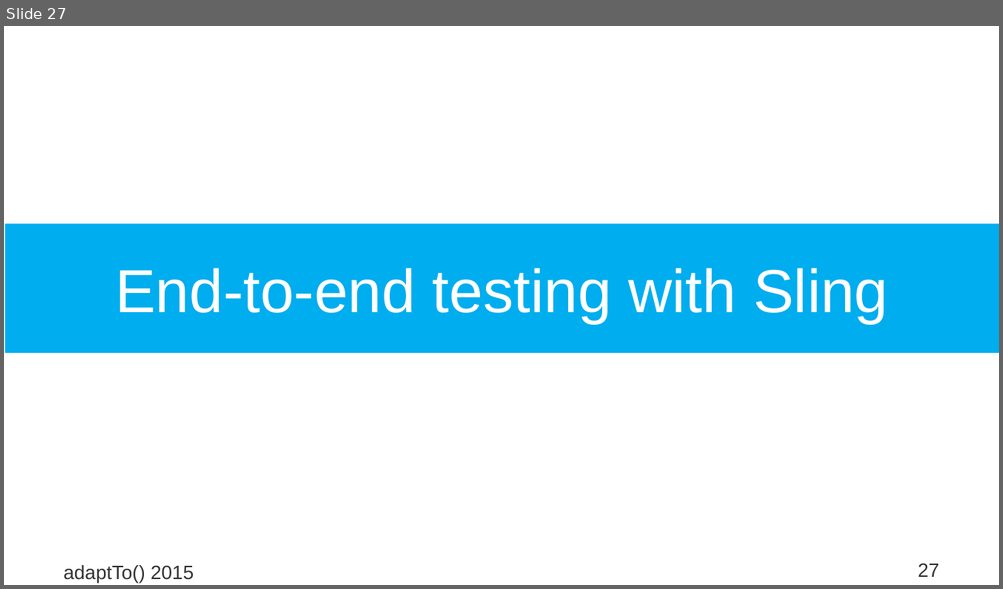
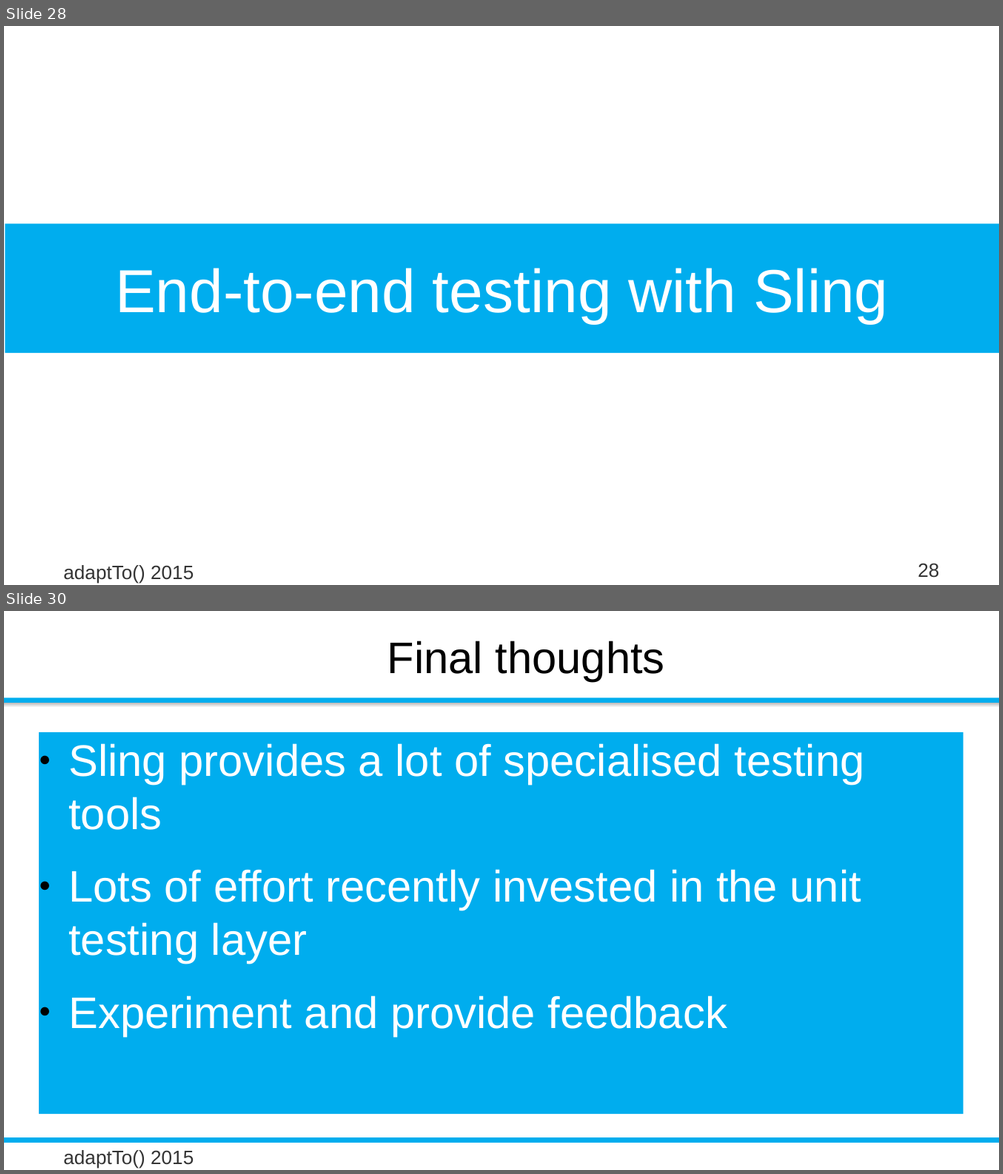
Before and after one commit to rombert/talks, a slide deck: adaptTo2015/How_Do_I_Test_My_Sling_Application-Robert_Munteanu.odp. Shown one above the other, each under a label of ours: slide 27 before the commit, slides 28 and 30 after it; the slides between them are not shown. The pictures are 1003x589 and 1003x1174 pixels, drawn with LibreOffice and Linux fonts; fonts in the diff are those of the drawing; background and template pictures are left out. Boxes give left, top, right and bottom in pixels: in the first picture for what was removed or moved away, otherwise in the second. Text is boxed around its words. In the diff, an @@ line names an element or a change of style, - is before the commit and + after.

Commit message:
adaptTo 2015: final draft, output slightly hand-tweaked

```diff
--- a/adaptTo2015/How_Do_I_Test_My_Sling_Application-Robert_Munteanu.odp
+++ b/adaptTo2015/How_Do_I_Test_My_Sling_Application-Robert_Munteanu.odp
@@ slide 30 added at [4, 611, 999, 1170], background #FFFFFF @@
@@ title added at [387, 641, 665, 681], 32 pt, text #000000 @@
+Final thoughts
@@ rectangle added at [4, 698, 999, 703], fill #00ADEE @@
@@ rectangle added at [4, 703, 999, 707], fill gradient #B8B8B8 to #FFFFFF @@
@@ text added at [39, 732, 963, 1114], fill #00ADEE, 32 pt, text #FFFFFF @@
+● Sling provides a lot of specialised testing tools
+● Lots of effort recently invested in the unit testing layer
+● Experiment and provide feedback
@@ rectangle added at [4, 1138, 999, 1143], fill #00ADEE @@
@@ text added at [63, 1150, 193, 1169], 14 pt, text #333333 @@
+adaptTo() 2015
@@ what was slide 27 is now slide 28 @@
@@ page number at [917, 563, 939, 578]: text changed @@
-27
+28
```
Also in this commit, not shown: 2 slides changed, 3 other slides added, 1 other file.
